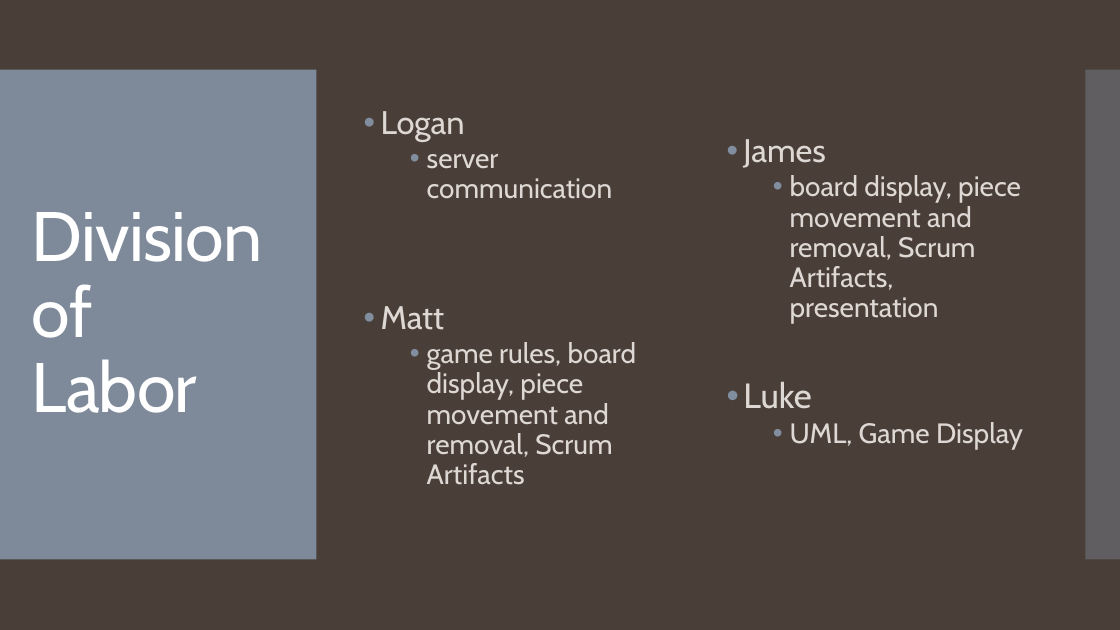
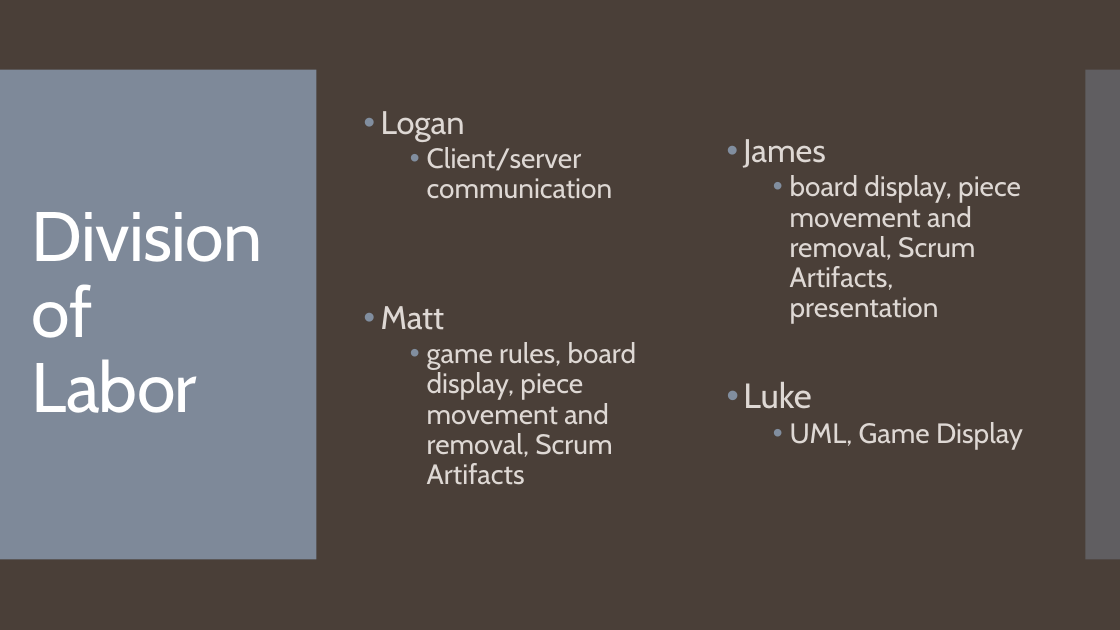
Before and after one commit to jmuoghalu/EECS448_P2PCheckers, a slide deck: slide 5 of presentation/EECS 448- Project 3 Presentation.pptx. Drawn at 1120x630 pixels with LibreOffice and Linux fonts; fonts in the diff are those of the drawing. Boxes give left, top, right and bottom in pixels: in the first picture for what was removed or moved away, otherwise in the second. Text is boxed around its words. In the diff, an @@ line names an element or a change of style, - is before the commit and + after.

```diff
--- a/presentation/EECS 448- Project 3 Presentation.pptx
+++ b/presentation/EECS 448- Project 3 Presentation.pptx
@@ text at (427,147,612,199): text changed @@
-  • server communication
+  • Client/server communication
```
Also in this commit, not shown: 4 other slides changed.
